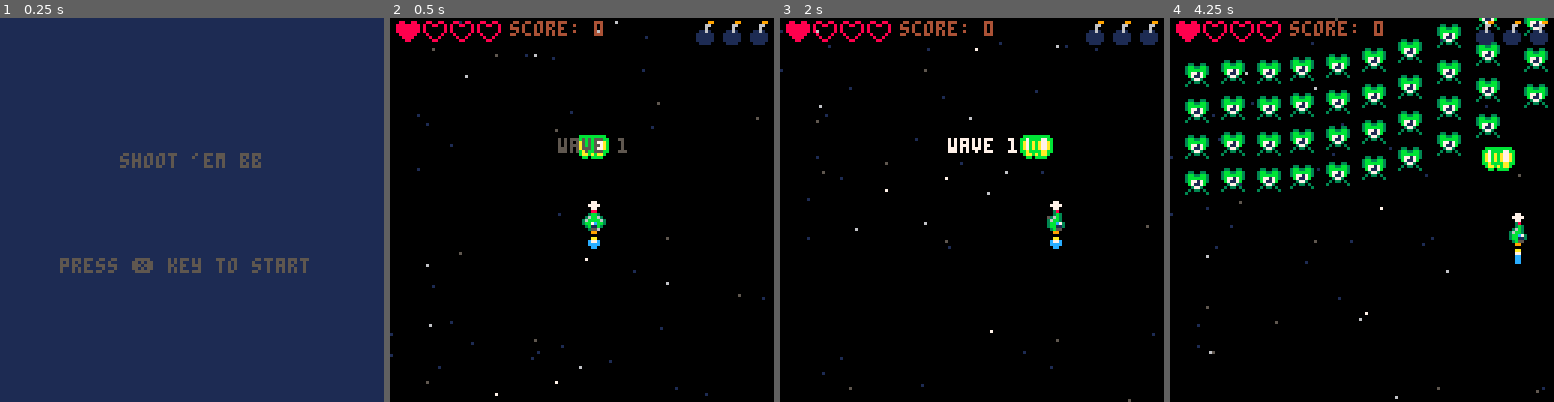
Above: before the commit, frames 1-4 (left to right).
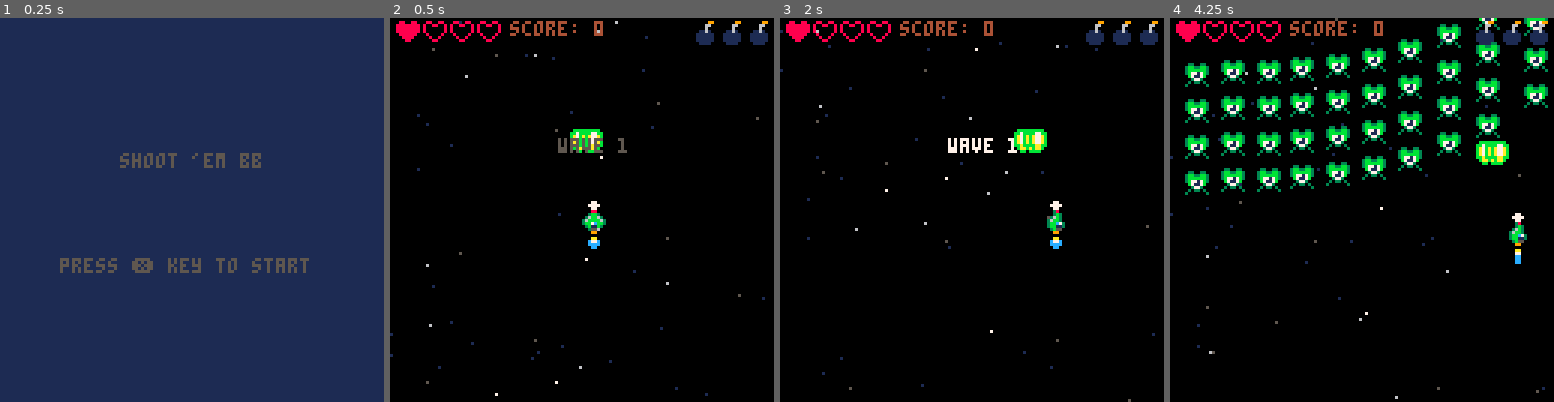
Above: after the commit, the same moments.

Repository: ata-o/shmup
Game: PICO-8 cartridge shmup.p8
Two runs of this game, one before a commit and one after it. Both use one fixed random seed, a clock stepped at 60 frames per second and the inputs below.
Inputs:
- Up to frame 1 (0.25 s): no input
- Up to frame 2 (0.5 s): tap X (X key) at 0.33 s
- Up to frame 3 (2 s): tap O (Z key) at 0.7, 1.7 s; tap X (X key) at 1.07, 1.85 s; hold Right from 1.6 s (still down)
- Up to frame 4 (4.25 s): release Right at 2.1 s; tap O (Z key) every 0.4 s from 2.1 to 4.1 s; hold Up 2.15-2.42 s; hold Right 2.47-3.03 s; tap X (X key) at 2.97, 4.08 s; hold Left 3.08-3.58 s; hold Down 3.63-3.97 s; hold Right from 4.02 s (still down)

Frame 1 is identical in both runs. In frame 2, 0.4% of the frame differs, in the area x 46-58%, y 28-37%; in frame 3, 0.6%, in the area x 60-72%, y 28-37%; in frame 4, 0.6%.

Commit message:
chore: enem fire and attack split

Diff:
--- a/bullets.lua
+++ b/bullets.lua
@@ -8,6 +8,7 @@
 		bul.spr=32
 		bul.orient=i
 		bul.colw=6
+		bul.bulmode=true
 		add(bullets, bul)
 	end
 end
@@ -20,10 +21,12 @@
 	ebul.ani={48,49,50,49}
 	ebul.anispd=0.5
 	ebul.sy=1
-	ebul.sx=0
 	ebul.colw=6
 	ebul.colh=6
+
+	enem.flash=3
 	add(ebullets, ebul)
+	sfx(29)
 end
 
 function init_bullets()
@@ -46,11 +49,6 @@
 		bul.y -= bul.speed
 		bul.x += bul.orient * (bul.speed/8)
 
-		--bul.spr += 1
-		--if bul.spr > 36 then
-		--	bul.spr = 32
-		--end
-
  		if bul.y < -8 or bul.x < -8 or bul.x > 127 then
 			del(bullets, bul)
 		end
--- a/enemies.lua
+++ b/enemies.lua
@@ -75,12 +75,13 @@
 			end
 		end
  	end
-	random_atk_enemy()
+	picktimer()
 end
 
 function spawn_wave(wave)
 	sfx(28)
 	attackfreq=60
+	nextfire=0
 	local entype = game.wave
 	if entype==1 then
 		placenems({
@@ -214,7 +215,7 @@
 	end
 end
 
-function random_atk_enemy()
+function picktimer()
 	if game.stage != "game" then
 		return
 	end
@@ -222,12 +223,17 @@
 	--local seconds = flr(time())
 	--local stuff = seconds % 60
 
+	if t>nextfire then
+		pick_fire()
+		nextfire=t+20+rnd(20)
+	end
+
 	if t%attackfreq==0 then
 		pick_attacker()
 	end
 end
 
-function pick_attacker()
+function pick_fire()
 	local maxnum = min(10, #enemies)
 
 	local ind = flr(rnd(maxnum))
@@ -239,10 +245,25 @@
 	end
 
 	if myen.act=="protec" then
-		--myen.act="attac"
-		--myen.anispd*=3
-		--myen.shake=60
-		--myen.wait=60
 		make_ebullet(myen)
 	end
 end
+
+function pick_attacker()
+	local maxnum = min(10, #enemies)
+
+	local ind = flr(rnd(maxnum))
+	ind = #enemies - ind
+	local myen = enemies[ind]
+
+	if myen==nil then
+		return
+	end
+
+	if myen.act=="protec" then
+		myen.act="attac"
+		myen.anispd*=3
+		myen.shake=60
+		myen.wait=60
+	end
+end
--- a/game_manager.lua
+++ b/game_manager.lua
@@ -66,6 +66,10 @@
 			sprx+=1
 		end
 	end
+	if obj.bulmode then
+		sprx-=2
+		spry-=2
+	end
 	spr(obj.spr, sprx, spry, obj.sprw, obj.sprh)
 end
 
@@ -73,6 +77,8 @@
 	local obj={
 		x=0,
 		y=0,
+		sx=0,
+		sy=0,
 		flash=0,
 		shake=0,
 		aniframe=1,
